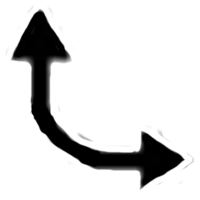
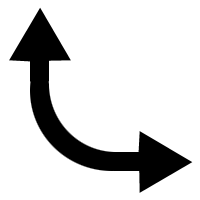
Layered file, before and after one edit (200px x 200px). Changes by layer:
added layer "Layer 2" above "Layer 3" over (9, 7, 193, 193)
added layer "Layer 3" above "Layer 1" over (5, 5, 195, 194)
hid "Layer 1" over (5, 5, 195, 194)
